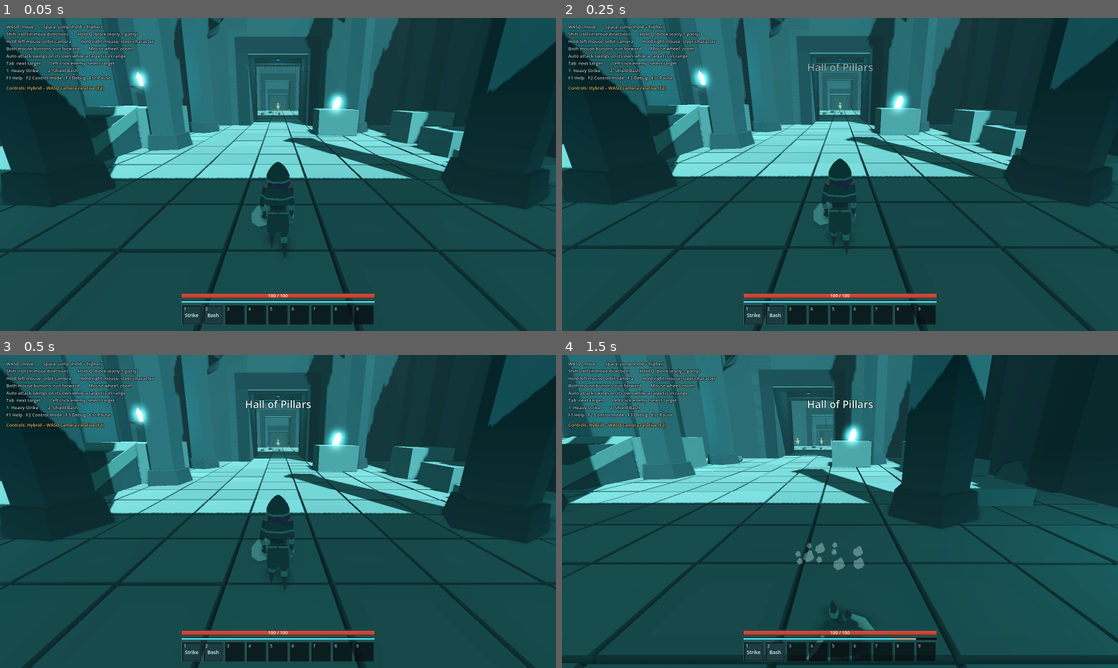
Above: before the commit, frames 1-4 (two rows, left to right).
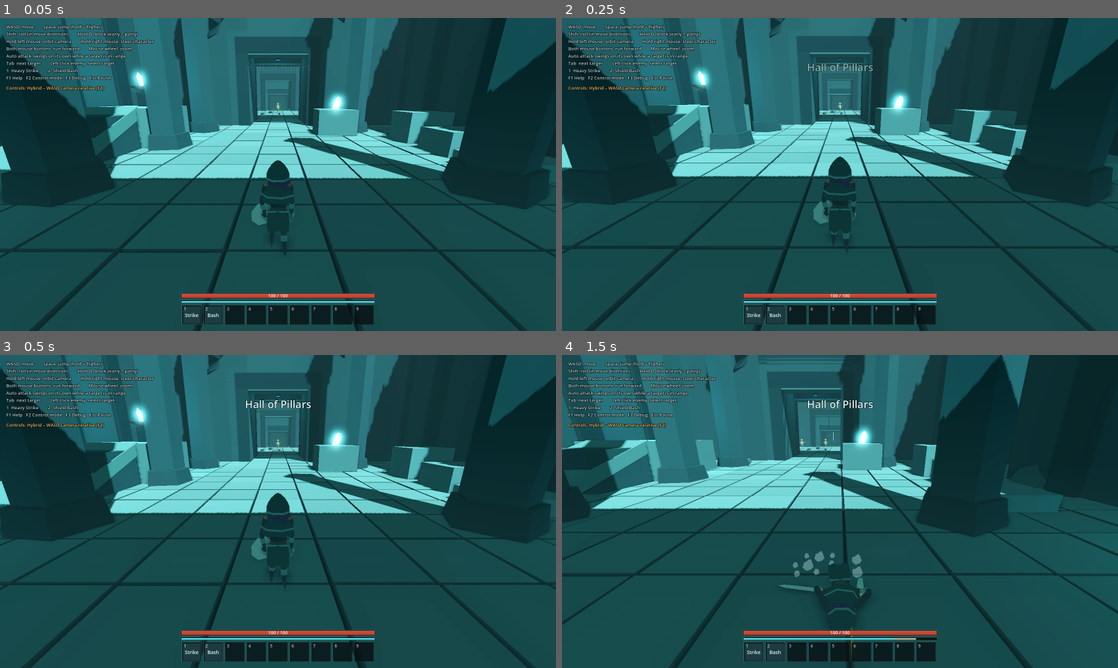
Above: after the commit, the same moments.

Repository: nasisfunky/underground_roguelite
Game: Godot game, scene res://scenes/main.tscn
Two runs of this game, one before a commit and one after it. Both use one fixed random seed, a clock stepped at 60 frames per second and the inputs below.
Inputs (mouse positions are in pixels of both pictures, inside the frame that each line leads up to):
- Up to frame 1 (0.05 s): no input
- Up to frame 2 (0.25 s): no input
- Up to frame 3 (0.5 s): no input
- Up to frame 4 (1.5 s): move the mouse to (962, 495) at 0.52 s; hold D (move_right) 0.53-1.28 s; hold Q (block) 0.53-1.28 s; click (962, 495) at 0.67 s; tap Space (jump) at 0.77 s; tap Shift (roll) at 0.8, 1.35 s; move the mouse to (728, 527) at 1.27 s; hold S (move_back) from 1.28 s (still down)

The runs differ from the first frame. In frame 1, 0.2% of the frame differs, in the area x 45-53%, y 45-72%; in frame 2, 0.2%; in frame 3, 0.2%; in frame 4, 21%, in the area x 0-100%, y 0-100%.

Commit message:
Weightier feel: slower movement, long strides, grounded roll, LMB camera-only
- Run 4.8 m/s with slower accel/turning; long strides at ~4 steps/s
- Heavier springs for hands, torso, head; slower swings and abilities
- Husk telegraphs and recovers slower
- Roll 0.85 s: dive, roll around body centre, crouch and rise; body is
  glued to the ground (no clipping), blade held sideways while rolling
- Hips raised so feet rest on the ground
- LMB alone only orbits the camera; movement keeps its direction
- Smoke test: roll ground check, updated tuning expectations

Co-Authored-By: Claude Opus 5.5 <noreply@anthropic.com>
Claude-Session: https://claude.ai/code/session_01EEAugrUmbZaT6hiFqGYoqn

Diff:
--- a/scripts/abilities/heavy_strike.gd
+++ b/scripts/abilities/heavy_strike.gd
@@ -2,7 +2,7 @@
 extends Ability
 ## Taste 1: Wuchtiger Hieb von oben. Trifft alle Gegner in einem Kegel, bricht deren Haltung.
 
-const HIT_AT := 0.32
+const HIT_AT := 0.5
 var _hit_done := false
 
 
@@ -11,8 +11,8 @@
 	short_name = "Strike"
 	cooldown = 5.0
 	stamina_cost = 20.0
-	duration = 0.85
-	cancel_at = 0.48
+	duration = 1.2
+	cancel_at = 0.78
 
 
 func start(_p: Player) -> void:
@@ -21,7 +21,7 @@
 
 func update(p: Player, t: float, delta: float) -> bool:
 	# kurzer Ausfallschritt, danach fest am Boden
-	var lunge := 5.5 if t > 0.18 and t < HIT_AT else 0.0
+	var lunge := 4.0 if t > 0.3 and t < HIT_AT else 0.0
 	var dir := p.forward()
 	p._horizontal_move(dir * lunge, delta * (3.0 if lunge > 0.0 else 1.0))
 	if not _hit_done and t >= HIT_AT:
--- a/scripts/abilities/shield_bash.gd
+++ b/scripts/abilities/shield_bash.gd
@@ -2,7 +2,7 @@
 extends Ability
 ## Taste 2: Schildstoß. Kurzer Vorstoß, wenig Schaden, bringt Gegner sicher ins Taumeln.
 
-const HIT_AT := 0.16
+const HIT_AT := 0.24
 var _hit_done := false
 
 
@@ -11,8 +11,8 @@
 	short_name = "Bash"
 	cooldown = 7.0
 	stamina_cost = 15.0
-	duration = 0.5
-	cancel_at = 0.25
+	duration = 0.72
+	cancel_at = 0.38
 
 
 func start(_p: Player) -> void:
--- a/scripts/enemies/husk.gd
+++ b/scripts/enemies/husk.gd
@@ -8,12 +8,12 @@
 
 enum S { IDLE, CHASE, WINDUP, STRIKE, RECOVER, STAGGER, DEAD }
 
-@export var move_speed := 3.6
+@export var move_speed := 3.0
 @export var aggro_range := 14.0
 @export var attack_range := 2.3
-@export var windup_time := 0.62
-@export var strike_time := 0.16
-@export var recover_time := 0.65
+@export var windup_time := 0.85
+@export var strike_time := 0.2
+@export var recover_time := 0.9
 @export var damage := 18.0
 
 var state: S = S.IDLE
@@ -45,7 +45,7 @@
 	body.trim_color = LowPoly.OCHRE
 	body.has_shield = false
 	body.weapon_length = 0.85
-	body.run_speed_ref = 4.5
+	body.run_speed_ref = 3.4
 	body.build()
 	body.scale = Vector3.ONE * 1.08
 	add_child(body)
--- a/scripts/player/player.gd
+++ b/scripts/player/player.gd
@@ -25,13 +25,13 @@
 @export var is_local := true
 
 @export_group("Laufen")
-@export var run_speed := 6.5
+@export var run_speed := 4.8
 @export var backpedal_mult := 0.6
 @export var block_speed_mult := 0.5
-@export var ground_accel := 60.0
-@export var ground_decel := 70.0
+@export var ground_accel := 20.0
+@export var ground_decel := 24.0
 @export var air_accel := 18.0
-@export var turn_sharpness := 16.0
+@export var turn_sharpness := 8.0
 @export var classic_turn_rate := 3.6  # rad/s für A/D im klassischen Modus
 
 @export_group("Springen")
@@ -44,10 +44,10 @@
 @export var buffer_time := 0.15
 
 @export_group("Rolle")
-@export var roll_duration := 0.5
-@export var roll_distance := 4.4
-@export var roll_iframes := 0.32
-@export var roll_cancel_at := 0.36
+@export var roll_duration := 0.85
+@export var roll_distance := 3.8
+@export var roll_iframes := 0.45
+@export var roll_cancel_at := 0.68
 @export var roll_cost := 22.0
 
 @export_group("Blocken")
@@ -56,8 +56,8 @@
 @export var block_stamina_per_damage := 1.4
 
 @export_group("Auto-Angriff")
-@export var swing_interval := 0.9  # Waffengeschwindigkeit
-@export var swing_duration := 0.6
+@export var swing_interval := 1.35  # Waffengeschwindigkeit
+@export var swing_duration := 0.95
 @export var swing_hit_at := 0.42  # normierte Zeit des Treffers
 @export var melee_range := 2.4
 @export var swing_damage := 9.0
@@ -95,6 +95,8 @@
 var _block_t := 0.0
 var _block_released_t := 10.0
 var _swing_cd := 0.0
+var _lmb_was_held := false
+var _lmb_yaw := 0.0
 var _swing_t := -1.0  # <0 = kein Schwung aktiv
 var _swing_index := 0
 var _swing_hit_done := false
@@ -312,6 +314,13 @@
 	if input.lmb_held and input.rmb_held:
 		m.y = clampf(m.y + 1.0, -1.0, 1.0)  # beide Maustasten = vorwärts
 	var basis_yaw: float
+	# LMB allein dreht nur die Kamera: Laufrichtung bleibt an der Blickrichtung beim Drücken
+	if input.lmb_held and not input.rmb_held:
+		if not _lmb_was_held:
+			_lmb_yaw = camera_yaw() if not Game.classic_turning else facing_yaw
+		_lmb_was_held = true
+	else:
+		_lmb_was_held = false
 	if input.rmb_held:
 		# Mouselook: Charakter schaut immer dorthin, wo die Kamera hinschaut. A/D = seitwärts.
 		facing_yaw = camera_yaw()
@@ -322,6 +331,8 @@
 			facing_yaw -= m.x * classic_turn_rate * delta
 		m.x = 0.0
 		basis_yaw = facing_yaw
+	elif _lmb_was_held:
+		basis_yaw = _lmb_yaw
 	else:
 		# Hybrid: kamera-relativ, Charakter dreht sich in Laufrichtung.
 		basis_yaw = camera_yaw()
--- a/scripts/player/shadow_body.gd
+++ b/scripts/player/shadow_body.gd
@@ -23,7 +23,7 @@
 
 # --- Eingänge vom Controller (pro Tick setzen) ---
 var speed := 0.0  ## horizontale Geschwindigkeit in m/s
-var run_speed_ref := 6.5
+var run_speed_ref := 4.8
 var local_move := Vector2.ZERO  ## Laufrichtung relativ zum Körper (x rechts, y vorwärts)
 var on_floor := true
 var vertical_velocity := 0.0
@@ -59,13 +59,15 @@
 const THIGH := 0.38
 const SHIN := 0.43
 const RIG_Y := 0.45  ## Drehpunkt für Rolle/Sturz
-const HIPS_Y := 0.33  ## Hüfte relativ zum Rig -> 0,78 m über dem Boden
+const HIPS_Y := 0.36  ## Hüfte relativ zum Rig -> 0,81 m (Spitzen berühren im Stand den Boden)
 const CHEST_Y := 0.04
 const HEAD_Y := 0.64
 const SHOULDER_L := Vector3(-0.21, 0.43, 0.02)
 const SHOULDER_R := Vector3(0.21, 0.43, 0.02)
 ## Posen wurden für die alten, längeren Arme geschrieben -> hier auf die neue Reichweite skaliert
 const POSE_SCALE := 0.92
+const ROLL_SPIN := 0.7  ## Anteil der Rolle, in dem gedreht wird; danach Aufrichten
+const ROLL_PIVOT := 0.88  ## Drehpunkt der Rolle: Körpermitte (Hüfte + 0.1 m)
 
 var _phase := 0.0
 var _time := 0.0
@@ -89,6 +91,8 @@
 var _sp_air: Spring
 var _sp_rig_x: Spring
 var _sp_rig_y: Spring
+var _sp_pivot: Spring
+var _glue := 0.0
 var _sp_scarf: Spring
 var _sp_tab_f: Spring
 var _sp_tab_b: Spring
@@ -239,22 +243,23 @@
 
 func _init_springs() -> void:
 	# Hand/Waffe: reagiert flott, schwingt minimal nach
-	_sp_grip = Spring.new(4.0, 0.8, 1.1, _scale_pose(Vector3(0.27, -0.30, -0.16)))
-	_sp_dir = Spring.new(4.0, 0.8, 1.1, Vector3(0.12, -0.32, -1.0).normalized())
-	_sp_flat = Spring.new(4.0, 0.9, 1.0, Vector3.RIGHT)
+	_sp_grip = Spring.new(3.0, 0.8, 1.1, _scale_pose(Vector3(0.27, -0.30, -0.16)))
+	_sp_dir = Spring.new(3.0, 0.8, 1.1, Vector3(0.12, -0.32, -1.0).normalized())
+	_sp_flat = Spring.new(3.0, 0.9, 1.0, Vector3.RIGHT)
 	_sp_shield = Spring.new(3.5, 0.75, 1.0, _scale_pose(Vector3(-0.28, -0.18, -0.12)))
 	_sp_shield_dir = Spring.new(3.5, 0.8, 1.0, Vector3(-0.5, 0.0, -0.85).normalized())
 	# Rumpf: etwas träger, leichtes Nachwippen
-	_sp_lean = Spring.new(2.6, 0.55, 0.8, 0.0)
-	_sp_bank = Spring.new(2.2, 0.6, 1.0, 0.0)
+	_sp_lean = Spring.new(1.8, 0.6, 0.6, 0.0)
+	_sp_bank = Spring.new(1.5, 0.7, 1.0, 0.0)
 	_sp_twist = Spring.new(3.5, 0.7, 1.2, 0.0)
-	_sp_drop = Spring.new(3.0, 0.45, 1.0, 0.0)
-	_sp_lower = Spring.new(3.0, 0.9, 1.0, 0.0)
-	_sp_head = Spring.new(2.5, 0.8, 1.0, Vector2.ZERO)
-	_sp_moving = Spring.new(2.5, 1.0, 1.0, 0.0)
+	_sp_drop = Spring.new(2.4, 0.5, 1.0, 0.0)
+	_sp_lower = Spring.new(2.2, 0.9, 1.0, 0.0)
+	_sp_head = Spring.new(1.8, 0.85, 1.0, Vector2.ZERO)
+	_sp_moving = Spring.new(1.8, 1.0, 1.0, 0.0)
 	_sp_air = Spring.new(4.0, 0.9, 1.0, 0.0)
-	_sp_rig_x = Spring.new(3.0, 0.8, 1.0, 0.0)
-	_sp_rig_y = Spring.new(4.0, 0.6, 1.0, RIG_Y)
+	_sp_rig_x = Spring.new(2.4, 0.85, 1.0, 0.0)
+	_sp_rig_y = Spring.new(3.0, 0.7, 1.0, RIG_Y)
+	_sp_pivot = Spring.new(5.0, 1.0, 1.0, RIG_Y)
 	# Stoff: weich und schwingend
 	_sp_scarf = Spring.new(1.6, 0.3, 1.0, 0.3)
 	_sp_tab_f = Spring.new(2.4, 0.35, 1.0, 0.0)
@@ -295,10 +300,10 @@
 	# --- Schrittzyklus: Schrittlänge wächst mit Tempo, Beinausschlag passt zur Schrittlänge (kein Gleiten) ---
 	var backwards := local_move.y < -0.1
 	var dir_sign := -1.0 if backwards else 1.0
-	var stride := lerpf(0.8, 1.45, clampf(s, 0.0, 1.0))  # Meter pro Doppelschritt
+	var stride := lerpf(1.25, 2.5, clampf(s, 0.0, 1.0))  # Meter pro Doppelschritt: wenige, lange Schritte
 	_phase += delta * speed / stride * TAU * dir_sign
 	var leg_len := THIGH + SHIN
-	var amp := asin(clampf(stride * 0.25 / leg_len, 0.0, 0.9)) * 1.15 * w_move
+	var amp := asin(clampf(stride * 0.25 / leg_len, 0.0, 0.9)) * 1.05 * w_move
 	var target_lower := 0.0
 	if s > 0.05 and on_floor and local_move.length() > 0.1:
 		var lm := local_move * dir_sign
@@ -311,7 +316,7 @@
 	var lift := minf(s, 1.0) * w_move
 	var run_kl := -(0.1 + 1.3 * maxf(0.0, cos(_phase)) * lift)
 	var run_kr := -(0.1 + 1.3 * maxf(0.0, cos(_phase + PI)) * lift)
-	var bob := (-0.035 * s + 0.04 * s * absf(cos(_phase))) * w_move
+	var bob := (-0.05 * s + 0.06 * s * absf(cos(_phase))) * w_move  # deutliches Absenken pro Schritt = Gewicht
 	# Stand-Pose (Kampfhaltung, leichtes Atmen)
 	var breathe := sin(_time * 2.0)
 	var idle_hl := 0.16
@@ -339,6 +344,10 @@
 	var rig_x := 0.0
 	var rig_y := RIG_Y
 	var rig_direct := false
+	var pivot := RIG_Y  # Drehpunkt (Höhe) für rig_x
+	var rig_scale := 1.0
+	var head_tuck := 0.0
+	var ground_glue := false
 
 	# --- Waffe / Schild Grundposen ---
 	var grip := Vector3(0.27, -0.30, -0.16).lerp(Vector3(0.30, -0.34, 0.02), minf(s, 1.0) * wm)
@@ -349,7 +358,7 @@
 	var sh_pos := Vector3(-0.28, -0.18, -0.12)
 	var sh_front := Vector3(-0.5, 0.0, -0.85)
 	sh_pos.z += sin(_phase + PI) * 0.05 * minf(s, 1.0) * wm
-	var hand_f := 4.0  # Federfrequenz der Hände
+	var hand_f := 3.0  # Federfrequenz der Hände (niedrig = träge, schwer)
 
 	match action:
 		&"swing":
@@ -360,22 +369,44 @@
 			twist = k[3]
 			lean += k[4]
 			hips_drop = k[5]
-			hand_f = 9.0  # Schwung soll knackig sein
+			hand_f = 6.5  # Schwung: Gewicht, aber trifft noch klar
 			_trail.emitting = action_t > k[6].x and action_t < k[6].y
 		&"roll":
+			# Rolle bis ROLL_SPIN, danach schweres Aufrichten aus der Hocke
 			var e := _ease_roll(action_t)
 			rig_x = -TAU * e
 			rig_direct = true
-			rig_y = RIG_Y - 0.2 * sin(action_t * PI)
-			var tuck := sin(clampf(action_t * 1.2, 0.0, 1.0) * PI)
+			pivot = ROLL_PIVOT
+			var u := clampf(action_t / ROLL_SPIN, 0.0, 1.0)
+			var tuck := sin(u * PI)
+			ground_glue = true  # Höhe ergibt sich aus Bodenkontakt (siehe unten)
+			rig_scale = 1.0 - 0.2 * tuck  # zusammenrollen -> kein Eintauchen in den Boden
+			lean = lerpf(lean, -1.0, tuck)
+			head_tuck = 0.5 * tuck
+			# Hocke: setzt gegen Ende der Drehung ein (Füße greifen), klingt beim Aufrichten aus
+			var k_in := clampf((action_t - 0.45) / (ROLL_SPIN - 0.45), 0.0, 1.0)
+			var k_out := clampf((action_t - ROLL_SPIN) / (1.0 - ROLL_SPIN), 0.0, 1.0)
+			var kneel := k_in * k_in * (3.0 - 2.0 * k_in) * (0.5 + 0.5 * cos(k_out * PI))
+			if kneel > 0.0:
+				# tiefe Hocke: ein Bein vorn, eins hinten, Füße bleiben über dem Boden
+				hips_drop = 0.08 * kneel
+				lean = lerpf(lean, -0.35, kneel)
+				kl = lerpf(kl, -1.6, kneel)
+				kr = lerpf(kr, -1.4, kneel)
+				hl.x = lerpf(hl.x, 1.0, kneel)
+				hr.x = lerpf(hr.x, -0.3, kneel)
 			hl.x = lerpf(hl.x, 1.5, tuck)
 			hr.x = lerpf(hr.x, 1.3, tuck)
 			kl = lerpf(kl, -2.3, tuck)
 			kr = lerpf(kr, -2.2, tuck)
-			grip = Vector3(0.2, -0.05, -0.25)
-			sdir = Vector3(0.2, -0.4, 1.0)
-			sh_pos = Vector3(-0.2, 0.0, -0.3)
-			hand_f = 6.0
+			# Klinge zeigt zur Seite (parallel zur Drehachse) -> sticht nie in den Boden
+			var wb := clampf(action_t * 12.0, 0.0, 1.0) * (1.0 - smoothstep(0.82, 1.0, action_t))
+			grip = grip.lerp(Vector3(0.3, 0.02, -0.08), wb)
+			sdir = sdir.lerp(Vector3(1.0, -0.05, 0.12), wb)
+			sflat = Vector3(0, 1, 0)
+			sh_pos = sh_pos.lerp(Vector3(-0.3, 0.06, -0.04), wb)
+			sh_front = sh_front.lerp(Vector3(-1.0, 0.0, -0.1), wb)
+			hand_f = 7.0  # Waffe schnell anlegen, sonst sticht sie beim Abtauchen in den Boden
 		&"bash":
 			var w := sin(clampf(action_t * 2.2, 0.0, 1.0) * PI)
 			sh_pos = Vector3(-0.04, 0.04, -0.40 - 0.22 * w)
@@ -385,7 +416,7 @@
 			lean -= 0.3 * w
 			twist = 0.35 * w
 			hips_drop = 0.08 * w
-			hand_f = 9.0
+			hand_f = 6.5
 		&"stagger":
 			var w := sin(minf(action_t * 1.3, 1.0) * PI)
 			lean += 0.45 * w
@@ -438,17 +469,25 @@
 	var dr: float = _sp_drop.update(delta, hips_drop)
 
 	# Rolle: direkt gesteuert; danach federt der Körper auf dem kürzesten Weg zurück
+	var rx: float
+	var ry: float
 	if rig_direct:
 		_sp_rig_x.reset(rig_x)
-		rig.rotation.x = rig_x
+		_sp_rig_y.reset(rig_y)
+		rx = rig_x
+		ry = rig_y
 	else:
 		if absf(_sp_rig_x.y) > PI:
 			_sp_rig_x.reset(wrapf(_sp_rig_x.y, -PI, PI))
-		rig.rotation.x = _sp_rig_x.update(delta, rig_x)
-	rig.rotation.z = bk
-	rig.position.y = _sp_rig_y.update(delta, rig_y) if not rig_direct else rig_y
+		rx = _sp_rig_x.update(delta, rig_x)
+		ry = _sp_rig_y.update(delta, rig_y)
+	var pv: float = _sp_pivot.update(delta, pivot)
 	if rig_direct:
-		_sp_rig_y.reset(rig_y)
+		_sp_pivot.reset(pivot)
+		pv = pivot
+	# Drehung um einen Punkt in Körperhöhe pv statt um den Rig-Ursprung
+	var rb := Basis.from_euler(Vector3(rx, 0.0, bk)).scaled(Vector3.ONE * rig_scale)
+	rig.transform = Transform3D(rb, Vector3(0, ry - RIG_Y + pv, 0) + rb * Vector3(0, RIG_Y - pv, 0))
 	hips.position.y = HIPS_Y + hips_y - dr
 	hips.rotation.y = lower_yaw
 	chest.rotation = Vector3(ln, tw - lower_yaw, -bk * 0.5)
@@ -464,7 +503,16 @@
 		var to := local_t - head.position
 		look = Vector2(clampf(atan2(-to.x, -to.z), -0.9, 0.9), clampf(atan2(to.y, Vector2(to.x, to.z).length()), -0.4, 0.3))
 	var hlook: Vector2 = _sp_head.update(delta, look)
-	head.rotation = Vector3(hlook.y - ln * 0.5, hlook.x, 0.0)
+	head.rotation = Vector3(hlook.y - ln * 0.5 - head_tuck, hlook.x, 0.0)
+
+	# Bodenkontakt: während der Rolle liegt der tiefste Körperpunkt genau auf dem Boden
+	# (kein Eintauchen, kein Schweben). Danach klingt der Versatz weich aus.
+	if ground_glue:
+		_glue = -_lowest_body_point()
+	else:
+		_glue *= exp(-10.0 * delta)
+	if absf(_glue) > 0.0005 or ground_glue:
+		rig.position.y += _glue
 
 	# Stoff schwingt mit Trägheit nach
 	var cloth_drive := minf(s, 1.2)
@@ -491,6 +539,26 @@
 	if _trail.emitting or _trail.has_points():
 		var pts := sword_points()
 		_trail.push(pts[0], pts[1], delta)
+
+
+## Tiefster Punkt des Körpers (ohne Waffe/Schild) relativ zum Boden der Figur.
+func _lowest_body_point() -> float:
+	var inv := global_transform.affine_inverse()
+	var pts: Array[Vector3] = [
+		knee_l.global_transform * Vector3(0, -SHIN, 0), knee_r.global_transform * Vector3(0, -SHIN, 0),
+		knee_l.global_position, knee_r.global_position,
+		head.global_transform * Vector3(0, 0.29, 0.02), head.global_transform * Vector3(0, 0.1, -0.2),
+		head.global_transform * Vector3(0, 0.1, 0.2), head.global_transform * Vector3(0, -0.08, -0.18),
+		head.global_transform * Vector3(-0.2, 0.04, 0), head.global_transform * Vector3(0.2, 0.04, 0),
+		head.global_transform * Vector3(0, 0.2, 0.16), head.global_transform * Vector3(0, 0.2, -0.16),
+		chest.global_transform * Vector3(-0.26, 0.42, 0), chest.global_transform * Vector3(0.26, 0.42, 0),
+		chest.global_transform * Vector3(0, 0.45, 0.24), chest.global_transform * Vector3(0, 0.3, -0.2),
+		hips.global_transform * Vector3(0, -0.08, 0.15), hips.global_transform * Vector3(0, -0.08, -0.15),
+	]
+	var lo := 99.0
+	for pt in pts:
+		lo = minf(lo, (inv * pt).y)
+	return lo
 
 
 func _scale_pose(v: Vector3) -> Vector3:
@@ -545,8 +613,9 @@
 
 
 func _ease_roll(t: float) -> float:
-	# schnell rein, weich raus
-	return 1.0 - pow(1.0 - clampf(t, 0.0, 1.0), 2.2)
+	# kräftiger Absprung, Drehung bis ROLL_SPIN, weich auslaufend
+	var u := clampf(t / ROLL_SPIN, 0.0, 1.0)
+	return lerpf(u * u * (3.0 - 2.0 * u), 1.0 - pow(1.0 - u, 2.0), 0.5)
 
 
 ## Keyframes eines Schwungs. Liefert [griff, klingenrichtung, flachseite, drehung, vorlage, absenken, trail_fenster]
--- a/tools/anim_sheet.gd
+++ b/tools/anim_sheet.gd
@@ -30,29 +30,29 @@
 	b.build()
 	var cam := Camera3D.new()
 	root.add_child(cam)
-	cam.position = Vector3(1.75, 0.95, -0.7)
-	cam.look_at(Vector3(0, 0.8, 0))
+	cam.position = Vector3(2.2, 0.9, -1.2)
+	cam.look_at(Vector3(0, 0.6, -0.4))
 	var frame := 0
 	var t := 0.0
 	var spd := 0.0
-	while t < 5.4:
+	while t < 6.6:
 		var target_spd := 0.0
 		b.action = &""
 		b.block_amount = 0.0
-		if t > 0.5 and t < 1.7:
-			target_spd = 6.5
-		spd = move_toward(spd, target_spd, 60.0 / FPS)
+		if t > 0.5 and t < 2.0:
+			target_spd = 4.8
+		spd = move_toward(spd, target_spd, 20.0 / FPS)
 		b.speed = spd
 		b.local_move = Vector2(0, 1) if spd > 0.1 else Vector2.ZERO
 		b.on_floor = true
-		if t >= 2.1 and t < 2.7:
-			b.action = &"swing"; b.swing_index = 0; b.action_t = (t - 2.1) / 0.6
-		elif t >= 2.7 and t < 3.3:
-			b.action = &"swing"; b.swing_index = 1; b.action_t = (t - 2.7) / 0.6
-		elif t >= 3.4 and t < 3.9:
-			b.action = &"roll"; b.action_t = (t - 3.4) / 0.5
-		elif t >= 4.3 and t < 5.0:
-			b.block_amount = clampf((t - 4.3) * 9.0, 0.0, 1.0)
+		if t >= 2.4 and t < 3.35:
+			b.action = &"swing"; b.swing_index = 0; b.action_t = (t - 2.4) / 0.95
+		elif t >= 3.35 and t < 4.3:
+			b.action = &"swing"; b.swing_index = 1; b.action_t = (t - 3.35) / 0.95
+		elif t >= 4.4 and t < 5.25:
+			b.action = &"roll"; b.action_t = (t - 4.4) / 0.85
+		elif t >= 5.6 and t < 6.3:
+			b.block_amount = clampf((t - 5.6) * 9.0, 0.0, 1.0)
 		b.tick(1.0 / FPS)
 		t += 1.0 / FPS
 		if frame % EVERY == 0:
--- a/tools/smoke_test.gd
+++ b/tools/smoke_test.gd
@@ -21,7 +21,7 @@
 	await _phys(60)
 	Input.action_release("move_forward")
 	var moved := start.distance_to(p.global_position)
-	_check("Laufen ~6 m in 1 s", moved > 5.5 and moved < 7.0, "%.2f m" % moved)
+	_check("Laufen ~4,2 m in 1 s (mit Anlauf)", moved > 3.8 and moved < 4.8, "%.2f m" % moved)
 	await _phys(30)
 
 	# --- Springen ---
@@ -51,9 +51,9 @@
 	p.input._roll_pressed = true
 	await _phys(2)
 	_check("Rolle startet, unverwundbar", p.state == Player.State.ROLL and p.is_invulnerable(), str(p.state))
-	await _phys(40)
+	await _phys(55)
 	var rd := start.distance_to(p.global_position)
-	_check("Rollweite ~4,4 m", rd > 3.8 and rd < 5.2, "%.2f m" % rd)
+	_check("Rollweite ~3,8 m", rd > 3.3 and rd < 4.4, "%.2f m" % rd)
 	_check("Rolle kostet Ausdauer", p.stamina < st0, "%.0f -> %.0f" % [st0, p.stamina])
 	await _phys(90)
 	_check("Ausdauer lädt nach", p.stamina > 95.0, "%.0f" % p.stamina)
@@ -83,7 +83,7 @@
 	p.input._ability = 1
 	await _phys(3)
 	_check("Fähigkeit 1 startet", p.state == Player.State.ABILITY, str(p.state))
-	await _phys(60)
+	await _phys(80)
 	_check("Schwerer Hieb trifft", hits[0] >= 1, "%d" % hits[0])
 	_check("Abklingzeit läuft", p.abilities[0].cooldown_left > 3.0, "%.1f" % p.abilities[0].cooldown_left)
 	p.input._ability = 1
@@ -119,6 +119,22 @@
 	Input.action_release("block")
 	_check("Blocken hält Schaden ab (nur Ausdauer)", p.health >= hp0 - 0.1 and blocked[0] == 1, "HP %.0f -> %.0f" % [hp0, p.health])
 
+	# --- Rolle taucht nicht sichtbar in den Boden ---
+	_teleport(Vector3(0, 0.1, 8.0), 0.0)
+	await _phys(30)
+	var floor_y := p.global_position.y
+	var lowest := 99.0
+	p.input._roll_pressed = true
+	for i in 55:
+		await get_tree().physics_frame
+		for mi in p.body._meshes:
+			if not mi.is_visible_in_tree():
+				continue
+			var xf: Transform3D = mi.global_transform
+			for v in mi.mesh.get_faces():
+				lowest = minf(lowest, (xf * v).y)
+	_check("Rolle: Körper bleibt am Boden (max. 10 cm Eintauchen)", lowest > floor_y - 0.1, "%.2f m unter Boden" % (floor_y - lowest))
+
 	# --- Durchgänge zwischen den Räumen sind begehbar ---
 	for seg in [["Durchgang Halle -> Training Yard", Vector3(1.8, 0.1, -9.0), -17.0],
 			["Durchgang Training Yard -> Rampe", Vector3(1.8, 0.1, -42.0), -49.0],
@@ -126,7 +142,7 @@
 		_teleport(seg[1], 0.0)
 		await _phys(5)
 		Input.action_press("move_forward")
-		await _phys(100)
+		await _phys(150)
 		Input.action_release("move_forward")
 		_check(seg[0], p.global_position.z < seg[2], "z %.1f" % p.global_position.z)
 
